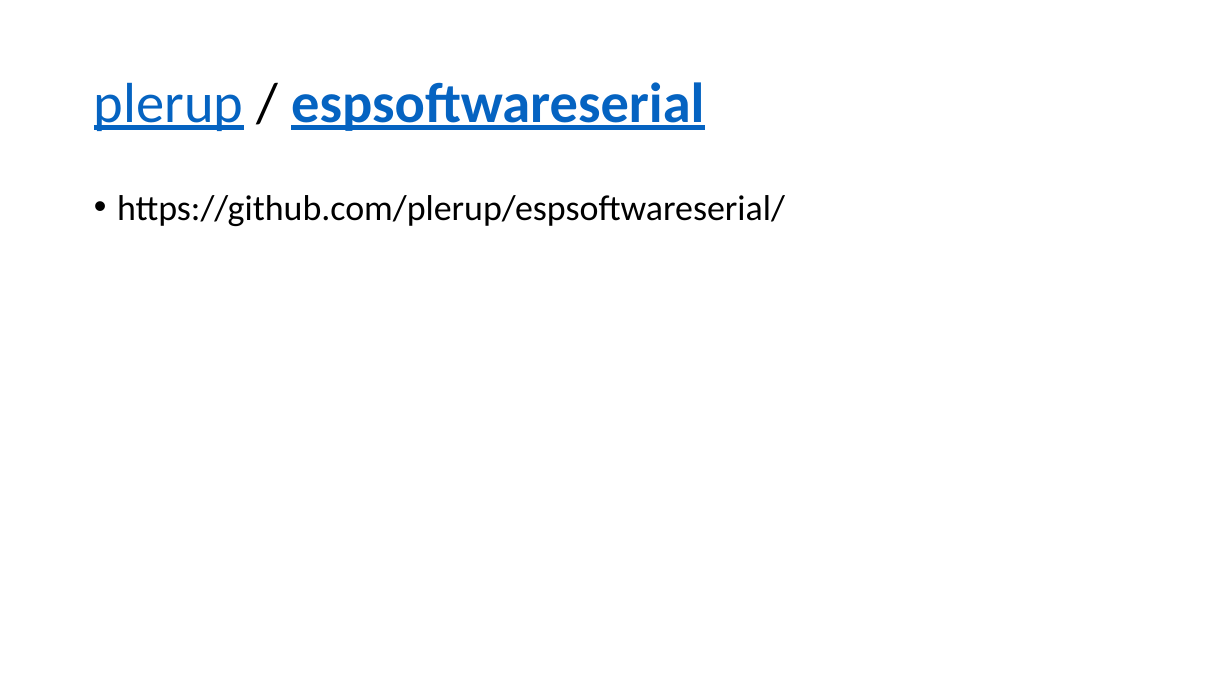
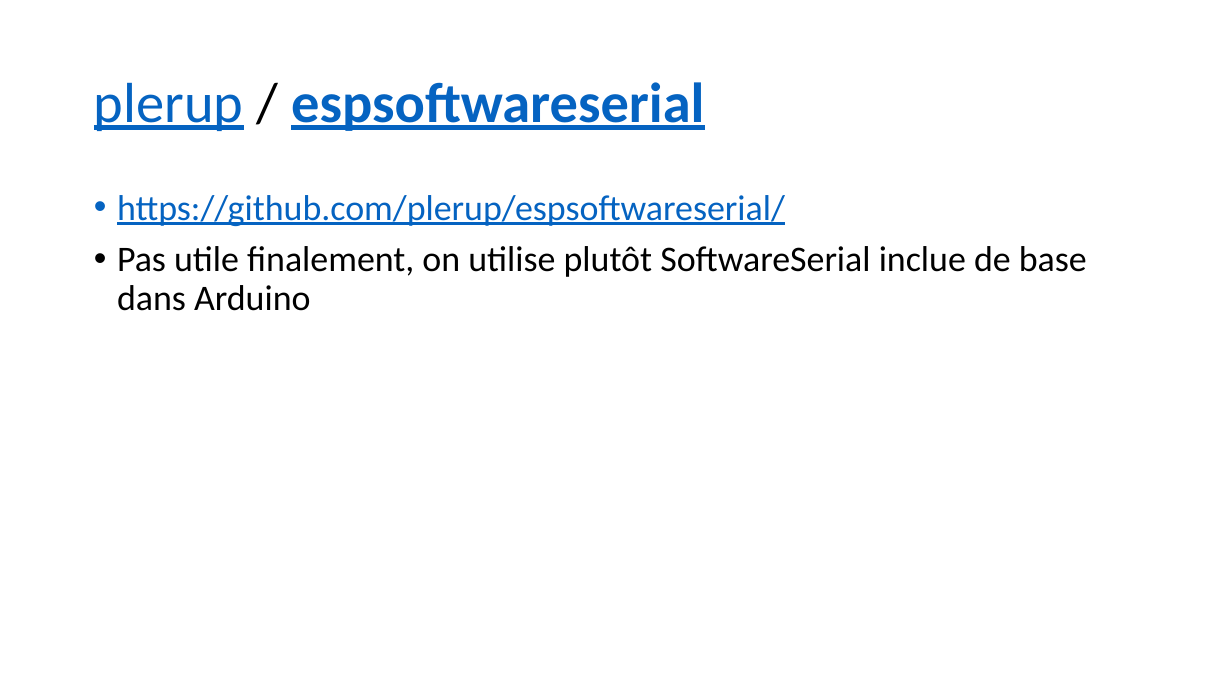
Before and after one commit to AurelienNiebes/SEMI-BA3-GPS3-GPS-Tracker-ESP8266, a slide deck: slide 4 of Notes.pptx (slide 5 before the commit). Drawn at 1232x693 pixels with LibreOffice and Linux fonts; fonts in the diff are those of the drawing. Boxes give left, top, right and bottom in pixels: in the first picture for what was removed or moved away, otherwise in the second. Text is boxed around its words. In the diff, an @@ line names an element or a change of style, - is before the commit and + after.

```diff
--- a/Notes.pptx
+++ b/Notes.pptx
@@ text at (117,195,785,226): text colour #000000 to #0563C1, underline on in "https://github.com/plerup/espsoftwareserial/" @@
@@ text at (117,246,1087,311): paragraph added @@
+• Pas utile finalement, on utilise plutôt SoftwareSerial inclue de base dans Arduino
```
Also in this commit, not shown: 1 other slide changed, 2 slides added, 1 slide removed.
